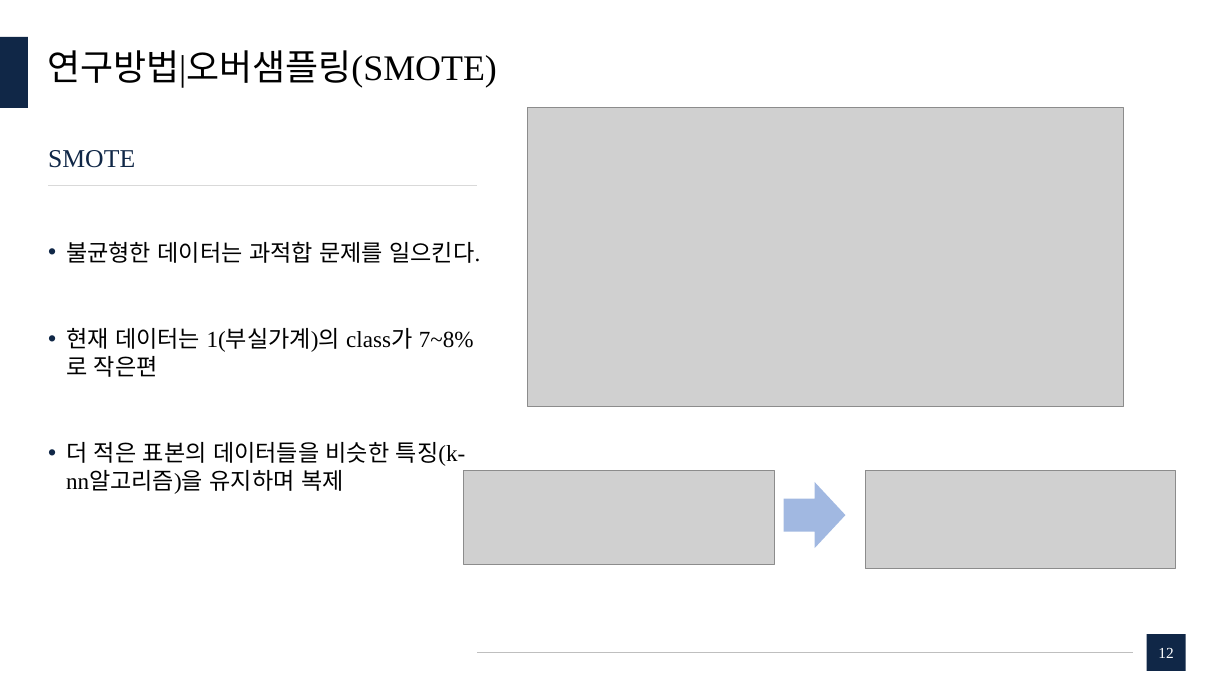
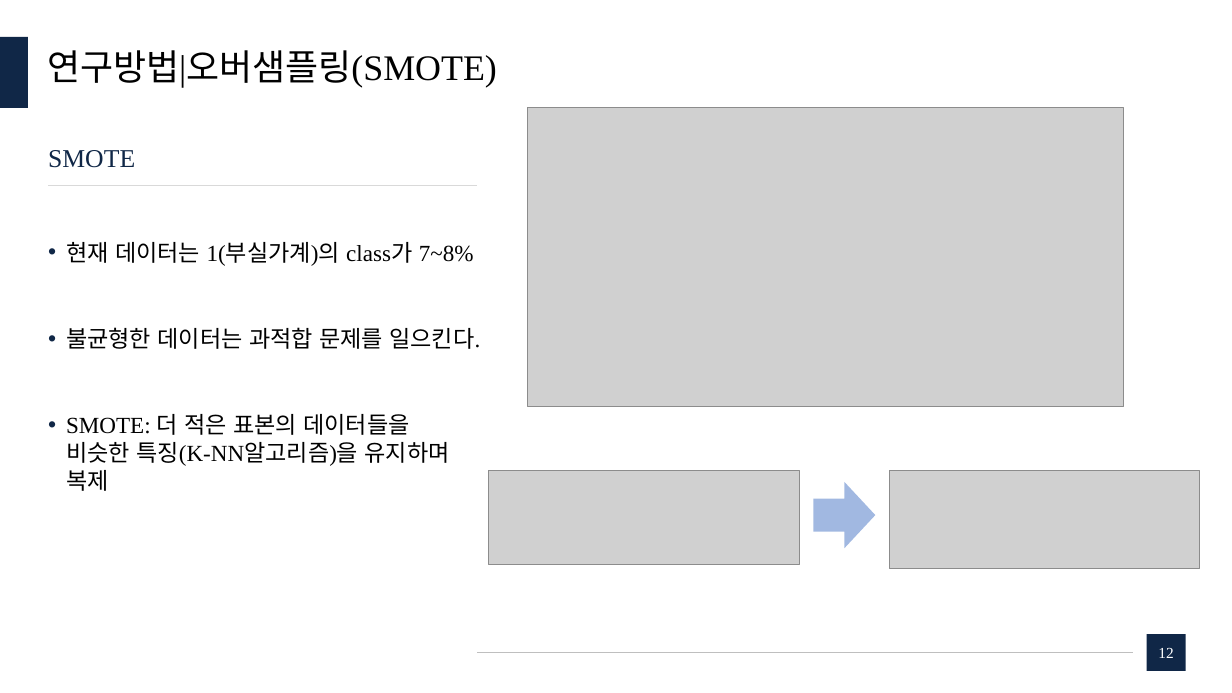
Before and after one commit to dudungE/Competition, a slide deck: slide 12 of ppt/부실가계분류모델에 관한 연구.pptx. Drawn at 1232x693 pixels with LibreOffice and Linux fonts; fonts in the diff are those of the drawing; grey boxes stand for pictures. Boxes give left, top, right and bottom in pixels: in the first picture for what was removed or moved away, otherwise in the second. Text is boxed around its words. In the diff, an @@ line names an element or a change of style, - is before the commit and + after.

```diff
--- a/ppt/부실가계분류모델에 관한 연구.pptx
+++ b/ppt/부실가계분류모델에 관한 연구.pptx
@@ text at <box>66,242,474,266</box>: paragraph added @@
+• 현재 데이터는 1(부실가계)의 class가 7~8%
@@ text at <box>66,414,450,491</box>: text changed @@
-• 현재 데이터는 1(부실가계)의 class가 7~8%로 작은편
-• 더 적은 표본의 데이터들을 비슷한 특징(k-nn알고리즘)을 유지하며 복제
+• SMOTE: 더 적은 표본의 데이터들을 비슷한 특징(K-NN알고리즘)을 유지하며 복제
@@ picture: place and size @@
-picture at <box>464,470,775,564</box>
+picture at <box>488,470,799,564</box>
@@ picture: place and size @@
-picture at <box>865,470,1175,568</box>
+picture at <box>890,470,1200,568</box>
@@ down arrow: place and size @@
-down arrow at <box>784,482,846,549</box>
+down arrow at <box>814,482,876,549</box>
```
Also in this commit, not shown: 22 other slides changed.
